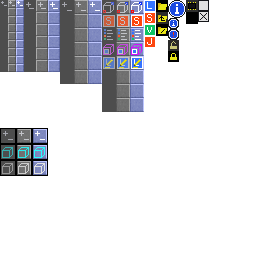
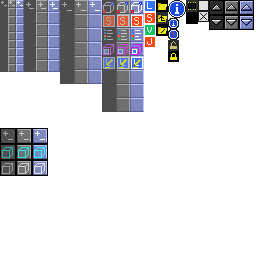
The second 256x256 image is a revision of the first. Changes to its layers:
painted on "Icons" over [211, 4, 252, 26]
painted on "Mockup" over [209, 0, 254, 30]
